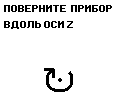
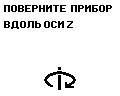
The second 120x96 image is a revision of the first. Changes to its layers:
painted on "Яркость прицела" over (x1=44, y1=67, x2=76, y2=92)
